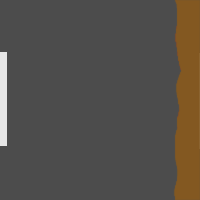
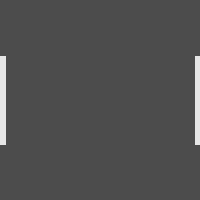
Layered file, before and after one edit (200×200). Changes by layer:
hid "Edge Right" over [173, 0, 200, 200]
painted on "Markers Layer" over [0, 52, 200, 149]
